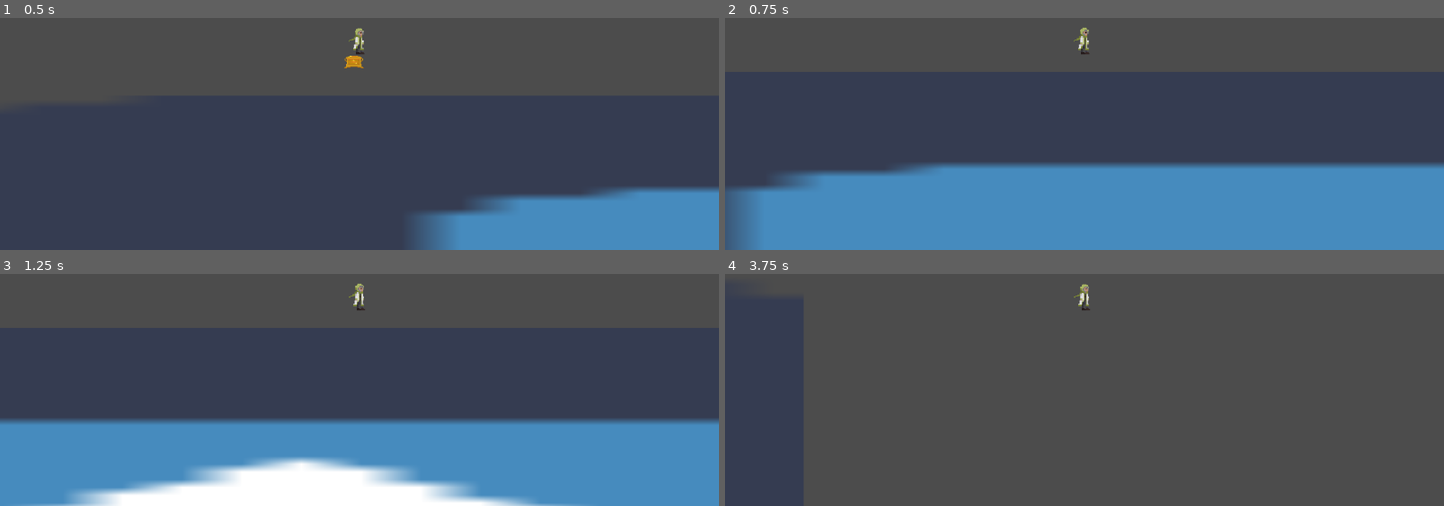
Above: before the commit, frames 1-4 (two rows, left to right).
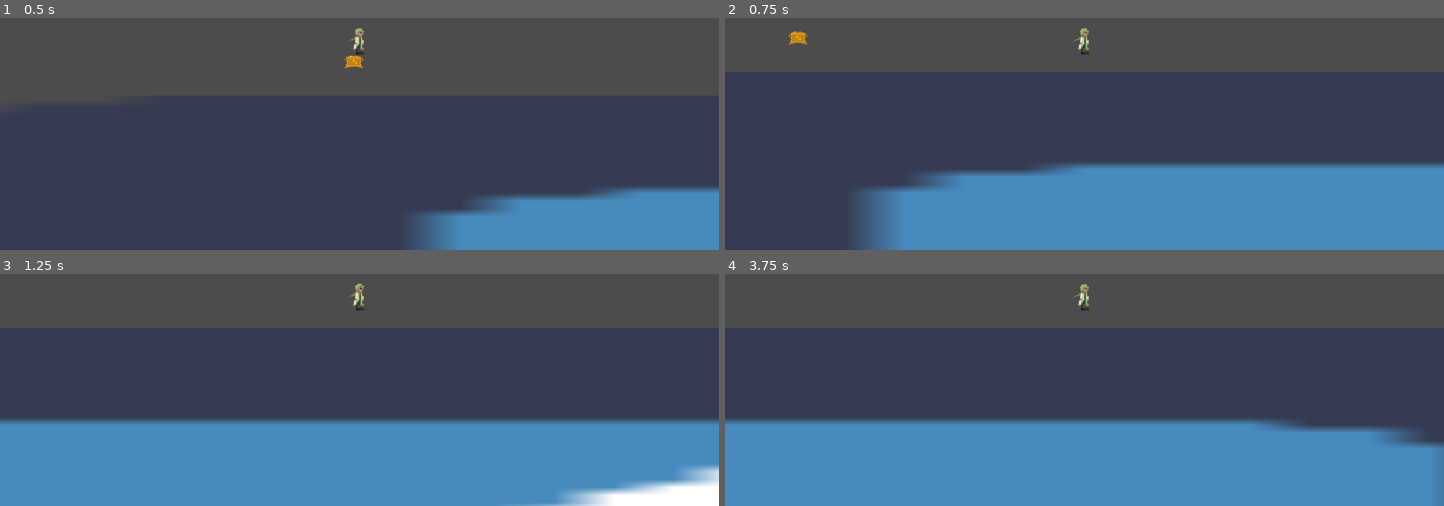
Above: after the commit, the same moments.

Repository: LaurenceTimothyMGarcia/Halloween-Game-Jam-2021
Game: Godot game, scene res://Assets/Scenes/PlayerTester.tscn
Same seed, same stepped clock (60 frames per second), same inputs: the game is played once before the commit and once after it. The project has no main scene, so this scene is started directly. The engine's default icon, where the game draws it, is replaced by a stand-in: a white triangle on a blue panel in a dark square.
Inputs (mouse positions are in pixels of both pictures, inside the frame that each line leads up to):
- Up to frame 1 (0.5 s): no input
- Up to frame 2 (0.75 s): move the mouse to (1242, 18) at 0.52 s; hold D (move_right) from 0.53 s (still down); right-click (1242, 18) at 0.6 s; click (1242, 18) at 0.67 s
- Up to frame 3 (1.25 s): keep holding D (move_right); tap Space (jump) at 0.77 s
- Up to frame 4 (3.75 s): move the mouse to (940, 315) at 1.27 s; right-click (940, 315) at 1.35 s; tap Space (jump) at 1.52, 3.02 s; move the mouse to (outside the picture) at 2.02 s; release D (move_right) at 2.03 s; hold A (move_left) 2.03-2.78 s; right-click (outside the picture) at 2.1 s; move the mouse to (1048, 380) at 2.77 s; hold D (move_right) from 2.78 s (still down); right-click (1048, 380) at 2.85 s; click (1048, 380) at 2.92 s; move the mouse to (1300, 359) at 3.52 s; right-click (1300, 359) at 3.6 s

Frame 1 is identical in both runs. In frame 2, 9.2% of the frame differs, in the area x 0-51%, y 4-100%; in frame 3, 11%; in frame 4, 37%, in the area x 0-100%, y 4-100%.

Commit message:
Updated Box
Updated box

Diff:
--- a/Assets/Scenes/Player.gd
+++ b/Assets/Scenes/Player.gd
@@ -2,7 +2,7 @@
 
 
 # Declare member variables here.
-export var walkSpeed = 300
+export var walkSpeed = 200
 export var jumpVel = 400
 export var gravity = 1000
 export var fallMultiplier = 2
--- a/Assets/Scenes/TheBox.gd
+++ b/Assets/Scenes/TheBox.gd
@@ -2,7 +2,7 @@
 
 
 # Declare member variables here.
-export var latchSpeed = 2000
+export var latchSpeed = 1000
 
 enum boxState {platform, carried, thrown}
 var currentState
